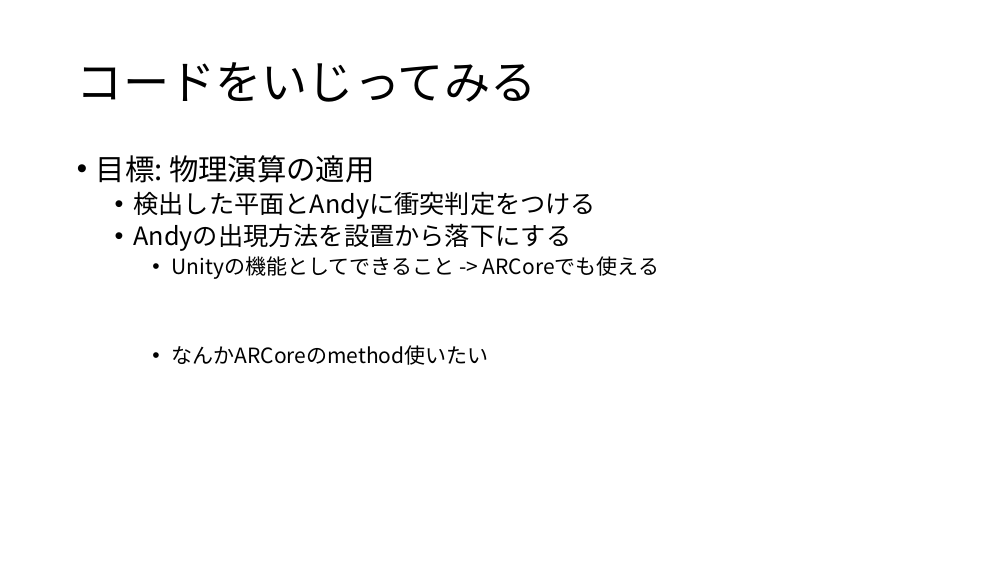
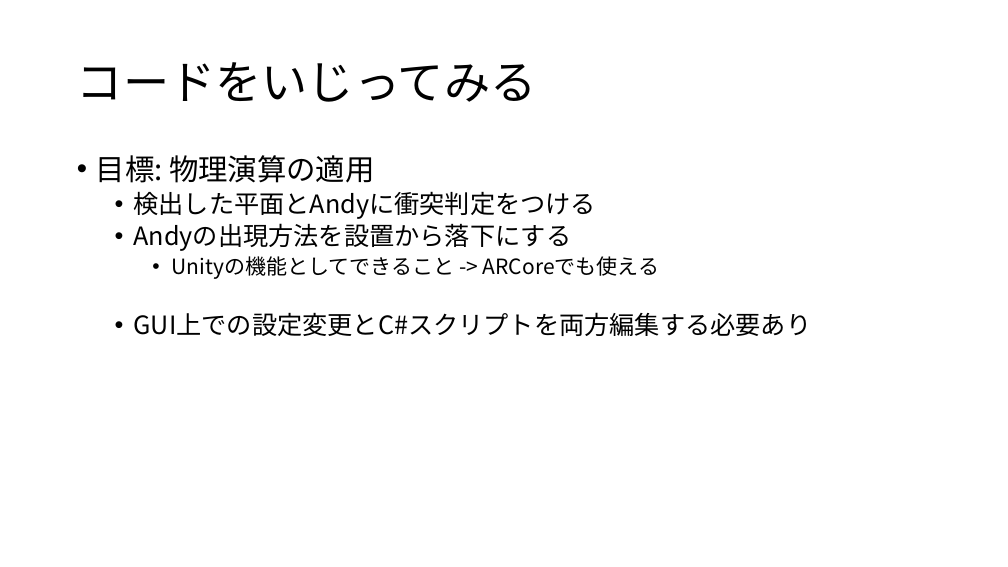
Before and after one commit to tmyoas/ARCore1_0_release_Sample, a slide deck: slide 8 of ARCore.pptx. Drawn at 1008x567 pixels with LibreOffice and Linux fonts; fonts in the diff are those of the drawing. Boxes give left, top, right and bottom in pixels: in the first picture for what was removed or moved away, otherwise in the second. Text is boxed around its words. In the diff, an @@ line names an element or a change of style, - is before the commit and + after.

```diff
--- a/ARCore.pptx
+++ b/ARCore.pptx
@@ text at (134,312,812,336): text changed; size 20 to 24 pt @@
-    • なんかARCoreのmethod使いたい
+  • GUI上での設定変更とC#スクリプトを両方編集する必要あり
```
Also in this commit, not shown: 2 other slides changed, 1 other file.
